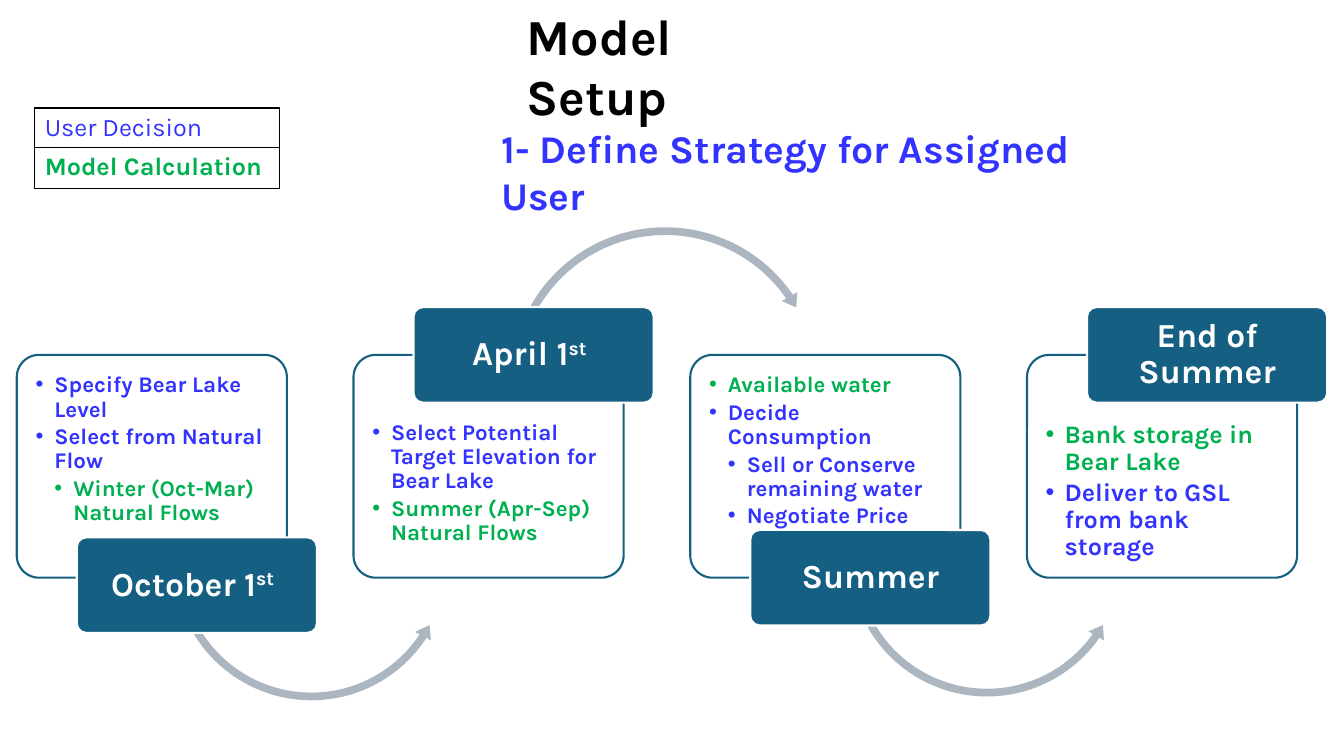
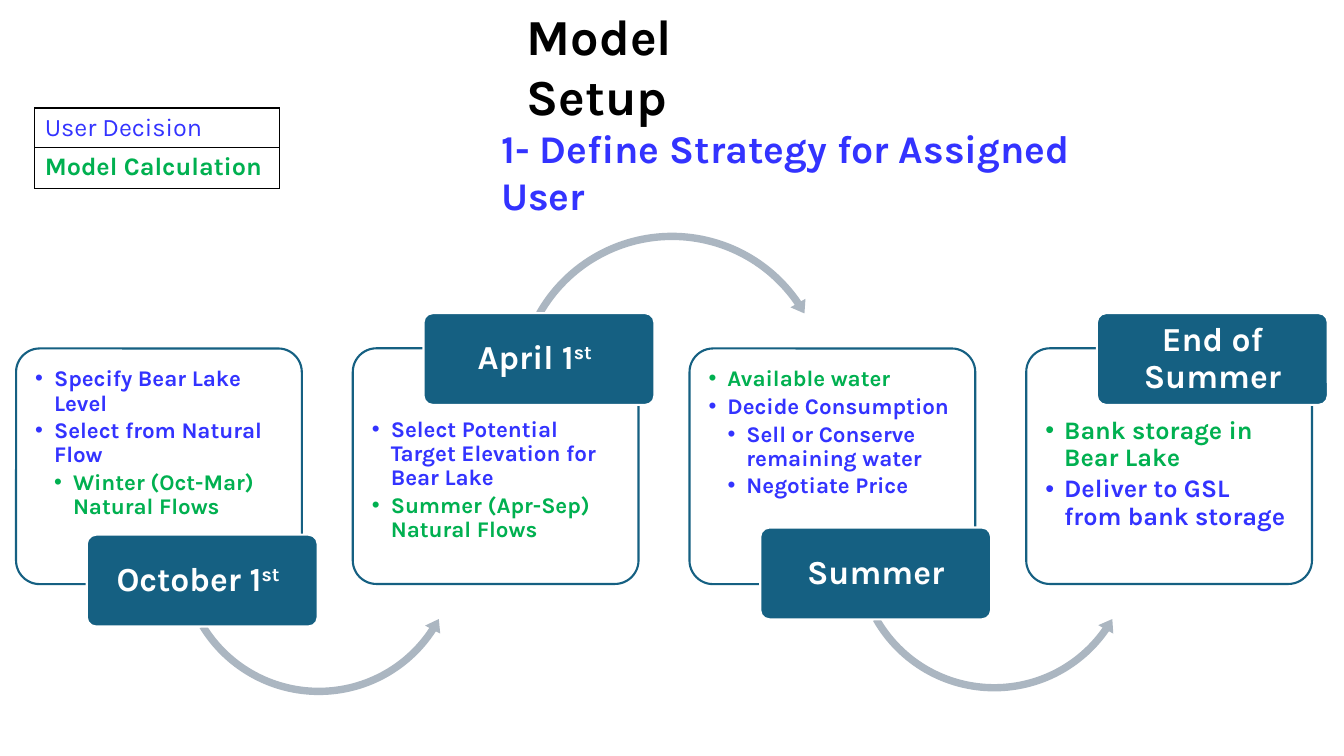
Before and after one commit to HaadiaBaig/BearRiverWaterBank, a slide deck: slide 4 of Session Guide/IntroPresentation.pptx. Drawn at 1344x756 pixels with LibreOffice and Linux fonts; fonts in the diff are those of the drawing. Boxes give left, top, right and bottom in pixels: in the first picture for what was removed or moved away, otherwise in the second. Text is boxed around its words. In the diff, an @@ line names an element or a change of style, - is before the commit and + after.

```diff
--- a/Session Guide/IntroPresentation.pptx
+++ b/Session Guide/IntroPresentation.pptx
@@ circular arrow: place and size @@
-circular arrow at box(506, 222, 826, 541)
+circular arrow at box(511, 228, 833, 549)
@@ rounded rectangle: place and size @@
-rounded rectangle at box(413, 308, 653, 403)
+rounded rectangle at box(423, 314, 654, 405)
@@ text "April 1st": place and size @@
-text "April 1st" at box(472, 341, 548, 373)
+text "April 1st" at box(478, 345, 554, 377)
@@ rounded rectangle: place and size @@
-rounded rectangle at box(1087, 308, 1327, 403)
+rounded rectangle at box(1097, 314, 1328, 405)
@@ text "End of Summer": place and size @@
-text "End of Summer" at box(1138, 323, 1275, 384)
+text "End of Summer" at box(1144, 327, 1281, 389)
@@ rounded rectangle: place and size @@
-rounded rectangle at box(17, 355, 287, 578)
+rounded rectangle at box(16, 349, 301, 585)
@@ text "Specify Bear Lake Level": place and size @@
-text "Specify Bear Lake Level" at box(54, 376, 262, 521)
+text "Specify Bear Lake Level" at box(54, 370, 262, 515)
@@ rounded rectangle: place and size @@
-rounded rectangle at box(354, 355, 624, 578)
+rounded rectangle at box(353, 349, 638, 585)
@@ rounded rectangle: place and size @@
-rounded rectangle at box(691, 355, 961, 578)
+rounded rectangle at box(690, 349, 975, 585)
@@ text "Available water" rewrapped from box(728, 376, 922, 529) to box(727, 370, 949, 499) @@
@@ rounded rectangle: place and size @@
-rounded rectangle at box(1027, 355, 1298, 578)
+rounded rectangle at box(1026, 349, 1312, 585)
@@ left circular arrow: place and size @@
-left circular arrow at box(169, 420, 455, 706)
+left circular arrow at box(174, 411, 464, 701)
@@ proportions changed in 3 elements at box(511, 228, 833, 549), box(174, 411, 464, 701), box(850, 407, 1138, 696) @@
@@ left circular arrow: place and size @@
-left circular arrow at box(845, 417, 1129, 702)
+left circular arrow at box(850, 407, 1138, 696)
@@ text "Bank storage in Bear Lake" rewrapped from box(1065, 425, 1253, 562) to box(1064, 421, 1285, 531) @@
@@ rounded rectangle: place and size @@
-rounded rectangle at box(77, 537, 317, 633)
+rounded rectangle at box(87, 534, 318, 626)
@@ text "October 1st": place and size @@
-text "October 1st" at box(111, 573, 236, 597)
+text "October 1st" at box(117, 568, 242, 592)
@@ rounded rectangle: place and size @@
-rounded rectangle at box(750, 530, 990, 626)
+rounded rectangle at box(760, 527, 991, 619)
@@ text "Summer": place and size @@
-text "Summer" at box(802, 565, 939, 589)
+text "Summer" at box(807, 561, 944, 585)
```
Also in this commit, not shown: 2 other slides changed, 1 slide added, 1 slide removed.
